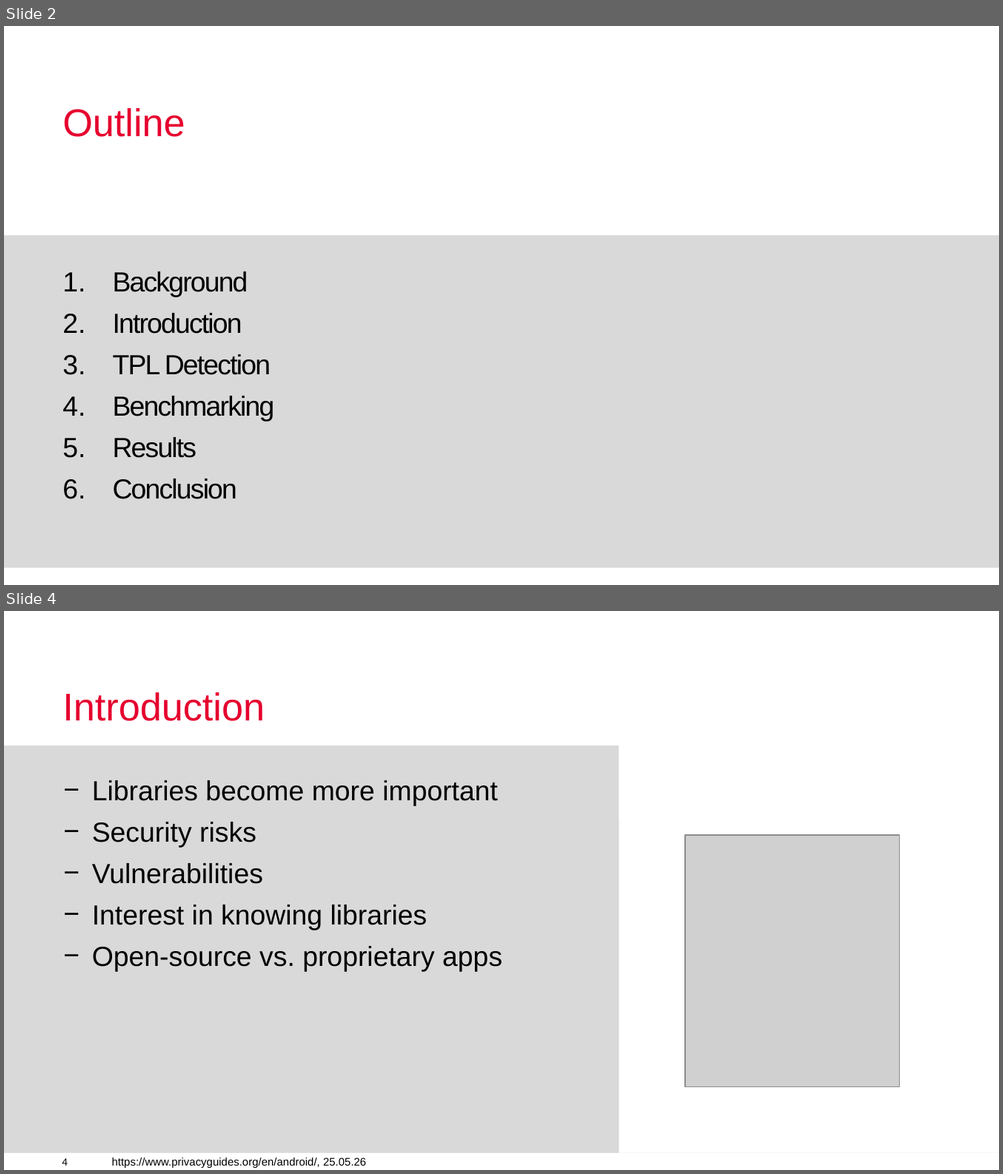
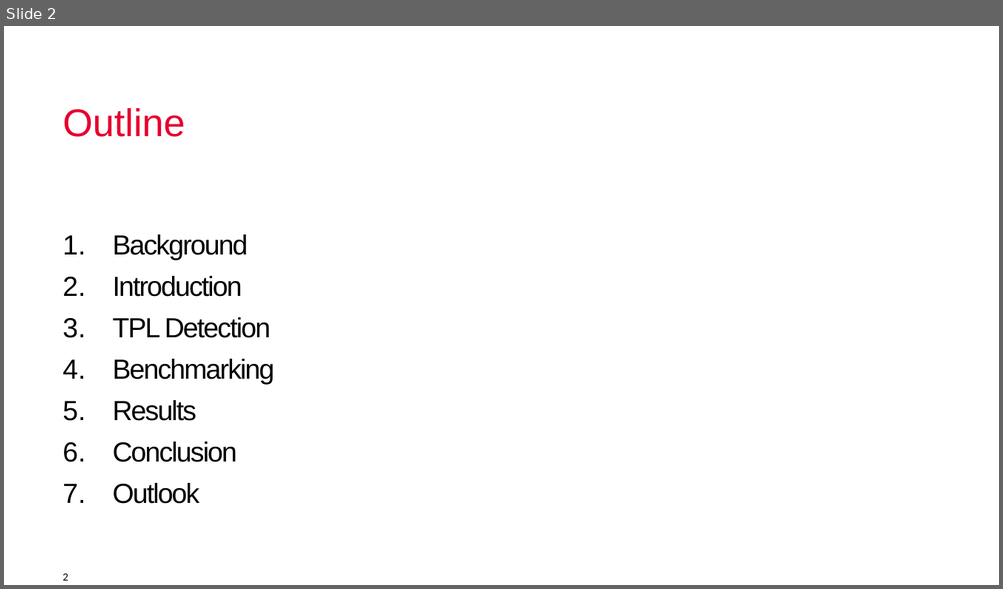
Before and after one commit to X-TPL/X-TPL, a slide deck: Presentations/26_05_26_Seminar.pptx. Shown one above the other, each under a label of ours: slides 2 and 4 before the commit, slide 2 after it; the slides between them are not shown. The pictures are 1003x1174 and 1003x589 pixels, drawn with LibreOffice and Linux fonts; fonts in the diff are those of the drawing; grey boxes stand for pictures; background and template pictures are left out. Boxes give left, top, right and bottom in pixels: in the first picture for what was removed or moved away, otherwise in the second. Text is boxed around its words. In the diff, an @@ line names an element or a change of style, - is before the commit and + after.

```diff
--- a/Presentations/26_05_26_Seminar.pptx
+++ b/Presentations/26_05_26_Seminar.pptx
@@ slide 4 removed at [4, 611, 999, 1170], background #FFFFFF; not listed: 1 template element that a slide beside it also shows @@
@@ title removed at [62, 692, 264, 721] @@
-Introduction
@@ rectangle removed at [4, 745, 619, 1153] @@
@@ rectangle removed at [619, 745, 999, 1153] @@
@@ text removed at [92, 780, 502, 972] @@
-− Libraries become more important
-− Security risks
-− Vulnerabilities
-− Interest in knowing libraries
-− Open-source vs. proprietary apps
@@ picture removed at [684, 836, 899, 1088] @@
@@ page number removed at [62, 1159, 68, 1166] @@
-4
@@ text removed at [112, 1158, 366, 1168] @@
-https://www.privacyguides.org/en/android/, 25.05.26
@@ slide 2 changed as well @@
@@ rectangle removed at [4, 236, 999, 569] @@
@@ text "Background": place and size @@
-text "Background" at [113, 272, 275, 500]
+text "Background" at [113, 235, 275, 504]
@@ text at [113, 483, 200, 504]: paragraph added @@
+7. Outlook
@@ text added at [62, 574, 68, 581], 8 pt, text #000000 @@
+2
```
Also in this commit, not shown: 9 other slides changed, 9 slides added, 2 other slides removed.
